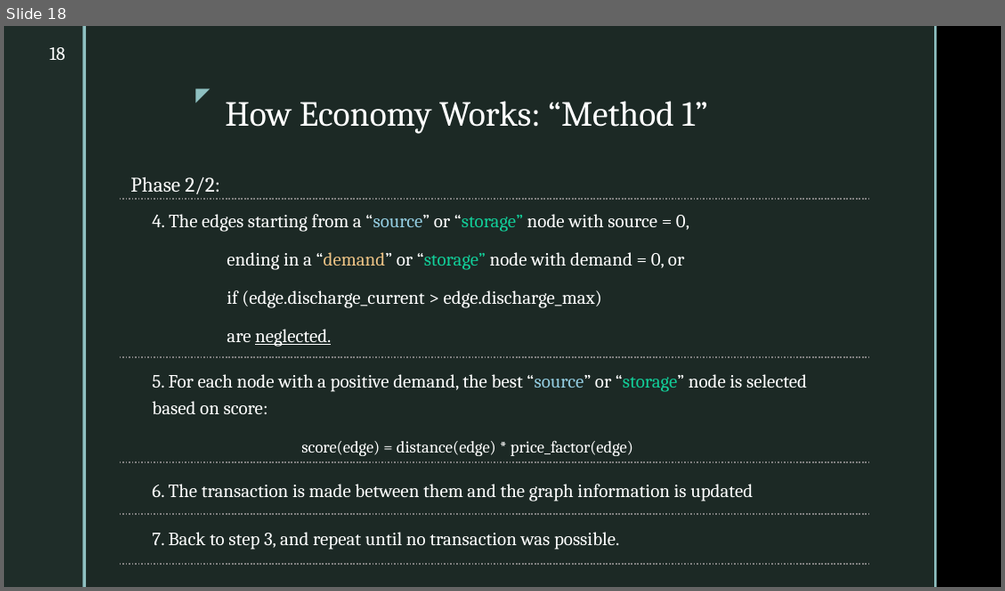
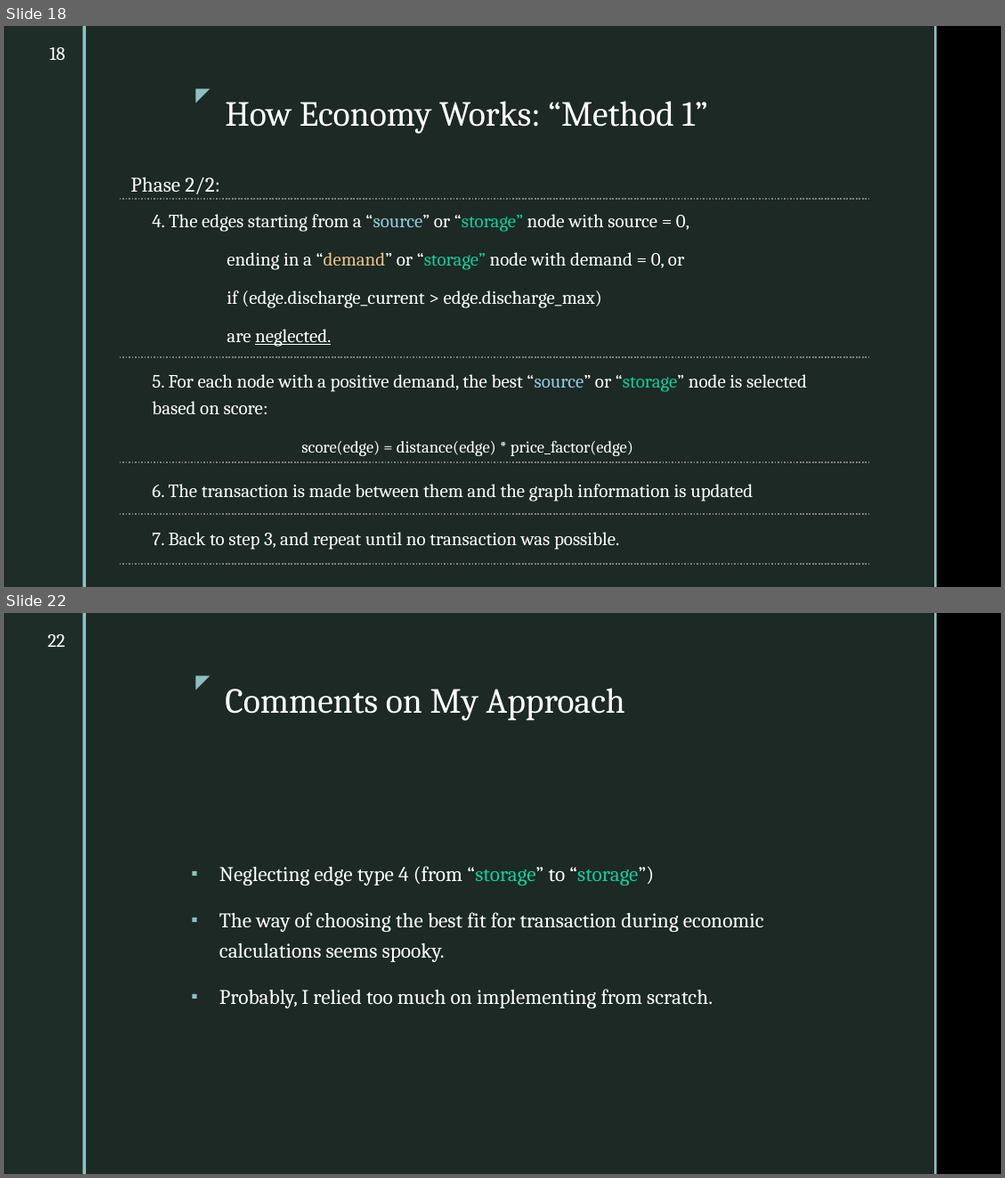
Before and after one commit to cmudrc/pied-piper, a slide deck: Other/Presentation/Presentation 01.pptx. Shown one above the other, each under a label of ours: slide 18 before the commit, slides 18 and 22 after it; the slides between them are not shown. The pictures are 1005x591 and 1005x1178 pixels, drawn with LibreOffice and Linux fonts; fonts in the diff are those of the drawing; background and template pictures are left out. Boxes give left, top, right and bottom in pixels: in the first picture for what was removed or moved away, otherwise in the second. Text is boxed around its words. In the diff, an @@ line names an element or a change of style, - is before the commit and + after.

```diff
--- a/Other/Presentation/Presentation 01.pptx
+++ b/Other/Presentation/Presentation 01.pptx
@@ slide 22 added at (x1=4, y1=613, x2=1001, y2=1174), background picture (left out); not listed: 5 template elements that a slide beside it also shows @@
@@ page number added at (x1=48, y1=634, x2=65, y2=647), 18 pt, text #FFFFFF @@
+22
@@ title added at (x1=225, y1=688, x2=625, y2=721), 34 pt, text #FFFFFF @@
+Comments on My Approach
@@ text added at (x1=219, y1=866, x2=764, y2=1008), 20 pt, text #FFFFFF @@
+▪ Neglecting edge type 4 (from “storage” to “storage”)
+▪ The way of choosing the best fit for transaction during economic calculations seems spooky.
+▪ Probably, I relied too much on implementing from scratch.
```
Also in this commit, not shown: 4 slides changed, 4 other slides added, 1 slide removed.
